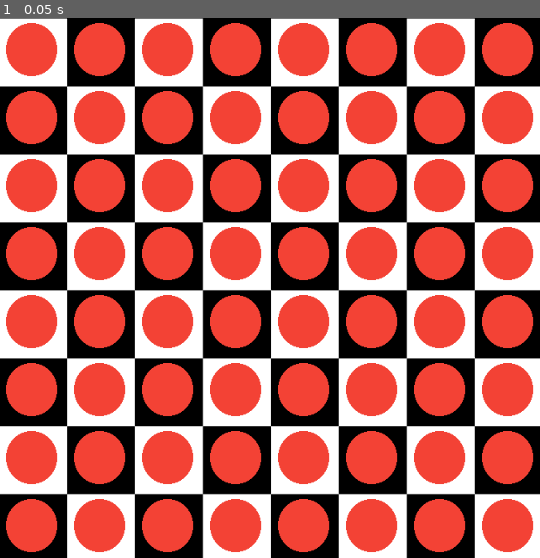
Above: before the commit, frame 1.
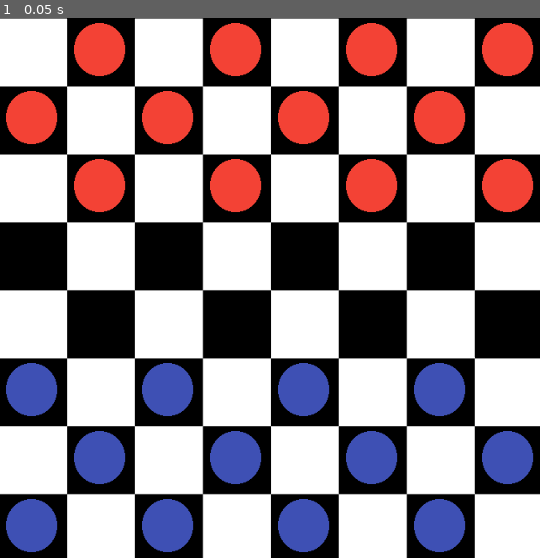
Above: after the commit, the same moment.

Repository: pedrovictoroc/Godot-Checkers
Game: Godot game, scene res://main.tscn
The game is run twice, just before and just after one commit, with the same random seed, the same clock (stepped at 60 frames per second) and the same inputs. The engine's default icon, where the game draws it, is replaced by a stand-in: a white triangle on a blue panel in a dark square.
Inputs:
- Up to frame 1 (0.05 s): no input

The runs differ from the first frame. In frame 1, 39% of the frame differs, in the area x 1-99%, y 0-99%.

Commit message:
separando tabuleiro entre cores

Diff:
--- a/Player.gd
+++ b/Player.gd
@@ -1,22 +1,27 @@
 extends Node2D
 class_name BoardTile
 
-# Declare member variables here. Examples:
-# var a = 2
-# var b = "text"
+var group = "blank"
+onready var sprite = $Sprite
+onready var redPlayer = load("res://RedPlayer.png")
+onready var bluePlayer = load("res://BluePlayer.png")
 
-
-# Called when the node enters the scene tree for the first time.
 func _ready():
 	pass # Replace with function body.
 
 func get_tile_pos() -> Vector2:
 	return position
 
+func set_group(new_group: String) -> void:
+	group = new_group
+	if(group == "blank"):
+		sprite.texture = null
+	elif(group == "white"):
+		sprite.texture = bluePlayer
 
 func set_tile_pos(new_position: Vector2) -> void:
 	position = new_position
 
 
 func _on_mouse_entered():
-	print("teste")
+	print("Group: ", group)
--- a/main.gd
+++ b/main.gd
@@ -28,8 +28,39 @@
 		area1Sprite.texture = standard
 
 func generate_tile():
-	for x in range(BOARD_DIMENSIONS.x):
-		for y in range(BOARD_DIMENSIONS.y):
-			var new_tile = load("res://Player.tscn").instance()
-			add_child(new_tile)
-			new_tile.set_tile_pos(Vector2(x,y)*68)
+	for i in range(BOARD_DIMENSIONS.x):
+		for j in range(BOARD_DIMENSIONS.y):
+			if i%2 == 0:
+				if j%2 == 1:
+					if(i<3):
+						var new_tile = load("res://Player.tscn").instance()
+						add_child(new_tile)
+						new_tile.set_tile_pos(Vector2(j,i)*68)
+						new_tile.set_group("black")
+					elif i == 3 or i == 4:
+						var new_tile = load("res://Player.tscn").instance()
+						add_child(new_tile)
+						new_tile.set_tile_pos(Vector2(j,i)*68)
+						new_tile.set_group("blank")
+					else:
+						var new_tile = load("res://Player.tscn").instance()
+						add_child(new_tile)
+						new_tile.set_tile_pos(Vector2(j,i)*68)
+						new_tile.set_group("white")
+			else:
+				if j%2 == 0:
+					if(i<3):
+						var new_tile = load("res://Player.tscn").instance()
+						add_child(new_tile)
+						new_tile.set_tile_pos(Vector2(j,i)*68)
+						new_tile.set_group("black")
+					elif i == 3 or i == 4:
+						var new_tile = load("res://Player.tscn").instance()
+						add_child(new_tile)
+						new_tile.set_tile_pos(Vector2(j,i)*68)
+						new_tile.set_group("blank")
+					else:
+						var new_tile = load("res://Player.tscn").instance()
+						add_child(new_tile)
+						new_tile.set_tile_pos(Vector2(j,i)*68)
+						new_tile.set_group("white")
